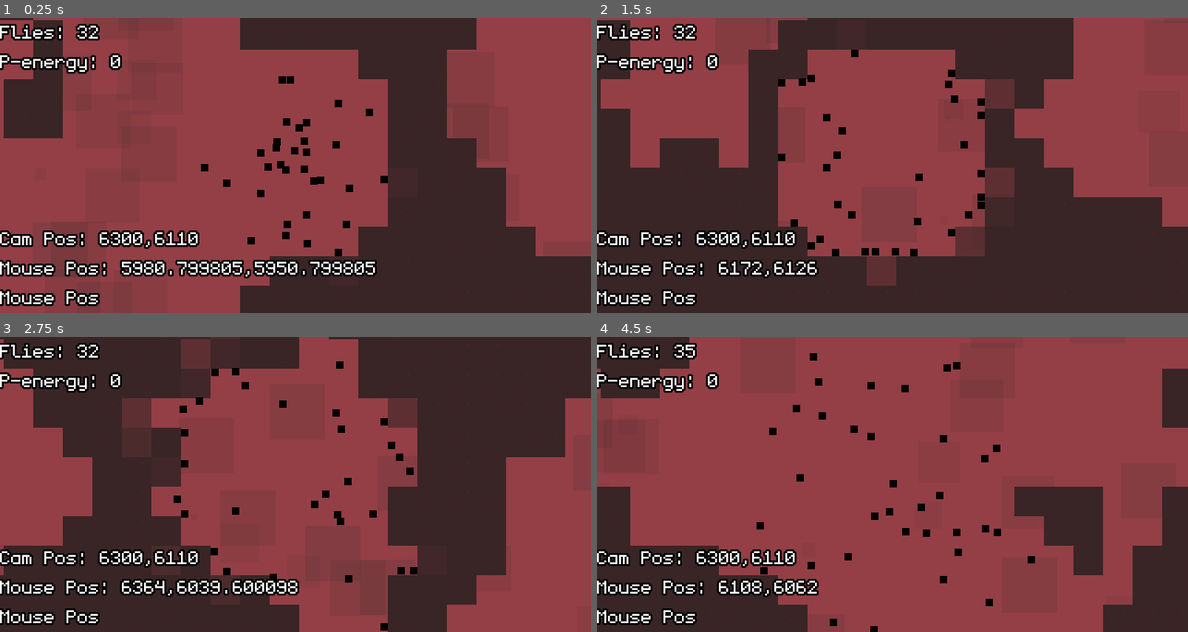
Above: before the commit, frames 1-4 (two rows, left to right).
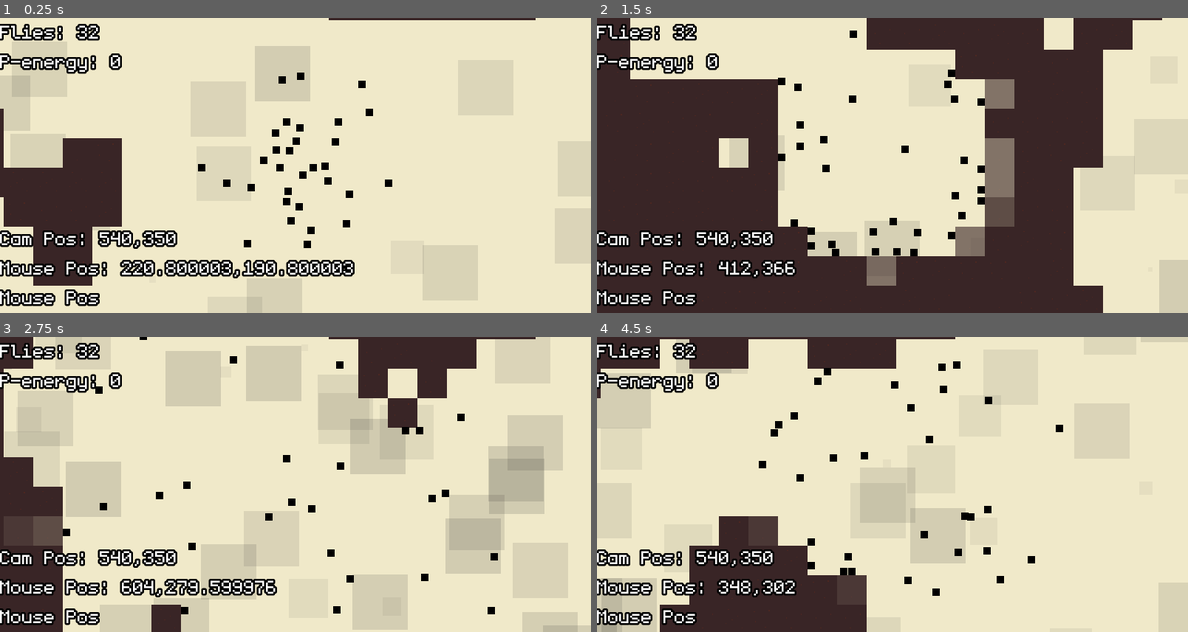
Above: after the commit, the same moments.

Repository: aleksfadini/LD48
Game: Godot game, scene res://Scenes/Main.tscn
The game is run twice, just before and just after one commit, with the same random seed, the same clock (stepped at 60 frames per second) and the same inputs.
Inputs (mouse positions are in pixels of both pictures, inside the frame that each line leads up to):
- Up to frame 1 (0.25 s): no input
- Up to frame 2 (1.5 s): tap Enter (ui_accept) at 0.5, 0.77 s; move the mouse to (1022, 150) at 0.52 s; move the mouse to (774, 180) at 1.27 s
- Up to frame 3 (2.75 s): tap Enter (ui_accept) at 1.52 s; move the mouse to (354, 419) at 2.02 s
- Up to frame 4 (4.5 s): move the mouse to (862, 543) at 2.77 s; tap Enter (ui_accept) at 3.02, 3.77 s; move the mouse to (1069, 528) at 3.52 s; move the mouse to (715, 440) at 4.27 s

The runs differ from the first frame. In frame 1, 95% of the frame differs, in the area x 0-100%, y 0-100%; in frame 2, 60%; in frame 3, 90%; in frame 4, 92%.

Commit message:
basically win codition is there, getting a little music in now

Diff:
--- a/Prefabs/Egg.gd
+++ b/Prefabs/Egg.gd
@@ -23,7 +23,6 @@
 #		queue_free()
 #	pass # Replace with function body.
 
-
 func _on_Area2D_body_entered(body):
 	if body.is_in_group("flies"):
 		if in_the_screen:
--- a/Prefabs/Egg.tscn
+++ b/Prefabs/Egg.tscn
@@ -8,7 +8,7 @@
 radius = 1.5
 
 [node name="Egg" type="Node2D"]
-scale = Vector2( 4, 4 )
+scale = Vector2( 5, 5 )
 script = ExtResource( 1 )
 
 [node name="VisibilityNotifier2D" type="VisibilityNotifier2D" parent="."]
--- a/Scenes/Main.gd
+++ b/Scenes/Main.gd
@@ -2,6 +2,7 @@
 # Window is 640*320
 const window_size=Vector2(640,320)
 # A level is 20 windows deep and 4 windows wide hence 1720*6400
+#const map_in_px=Vector2(window_size.x*5,window_size.y*5)
 const map_in_px=Vector2(window_size.x*20,window_size.y*20)
 const map_in_tiles=map_in_px/32
 const cosmetic_particle_size=512
@@ -9,7 +10,6 @@
 const big_chunks_cap=0
 const eggs_min_cap=0.4
 const eggs_max_cap=0.6
-const eggs_chance=0.9
 # Camera Section
 var camera_target=map_in_px/2
 var camera_target_tolerance=3
@@ -18,10 +18,11 @@
 #var camera_zoom_tolerance=50#within these pixels it will zoom in
 var zoom_in_speed=0.01
 var zoom_out_speed=0.01
-var zoom_in=Vector2(1,1)
-var zoom_out=Vector2(1.5,1.5)
+#var zoom_in=Vector2(1,1)
+var zoom_in=Vector2(4,4)
+#var zoom_out=Vector2(1.5,1.5)
 #var zoom_out=Vector2(4,4)
-#var zoom_out=Vector2(8,8)
+var zoom_out=Vector2(8,8)
 # Scenes Preload
 var attractionPower=preload("res://Prefabs/attractionForce.tscn")
 var floatingBg=preload("res://Prefabs/FloatingThings.tscn")
@@ -33,6 +34,8 @@
 var touch_ignore=false
 #var curr_bg_color=
 func _ready():
+	# reset vars
+	Globals.game_won=false
 	# Set Up bg
 	generate_fancy_bg()
 #	print(": ", map_in_tiles)
@@ -45,20 +48,24 @@
 	generate_starting_point()
 	set_bg_color()
 func _process(delta):
-	$CanvasLayer/CamPos.text="Cam Pos: " +str($Cam.global_position.x)+","+str($Cam.global_position.y)
-	$CanvasLayer/Mouse.text="Mouse Pos: " +str(get_global_mouse_position().x)+","+str(get_global_mouse_position().y)
-	if dragging:
-		control_cam_and_attract()
-	if $Cam.position.distance_to(camera_target) >= camera_target_tolerance:
+	if not Globals.game_won:
+		$CanvasLayer/CamPos.text="Cam Pos: " +str($Cam.global_position.x)+","+str($Cam.global_position.y)
+		$CanvasLayer/Mouse.text="Mouse Pos: " +str(get_global_mouse_position().x)+","+str(get_global_mouse_position().y)
+		if dragging:
+			control_cam_and_attract()
+		if $Cam.position.distance_to(camera_target) >= camera_target_tolerance:
+			zoom_out_camera()
+			move_camera_to_position(camera_target)
+		else:
+			zoom_in_camera()
+			pass
+	else:
+		move_camera_to_position(camera_target)
 		zoom_out_camera()
-		move_camera_to_position(camera_target)
-	else:
-		zoom_in_camera()
-		pass
-	set_bg_color()
+#	set_bg_color()
 #	zoom_cam_based_on_speed()
-	$CanvasLayer/CamPos.text="Cam Pos: " +str($Cam.global_position.x)+","+str($Cam.global_position.y)
-	$CanvasLayer/Mouse.text="Mouse Pos: " +str(get_global_mouse_position().x)+","+str(get_global_mouse_position().y)
+#	$CanvasLayer/CamPos.text="Cam Pos: " +str($Cam.global_position.x)+","+str($Cam.global_position.y)
+#	$CanvasLayer/Mouse.text="Mouse Pos: " +str(get_global_mouse_position().x)+","+str(get_global_mouse_position().y)
 #	$CanvasLayer/Test.text="Test: " +str($Cam.global_position.y/float(map_in_px.y))
 #func zoom_cam_ased_on_speed():
 #	var zoom_factor=clamp($Cam.global_position.distance_to(camera_target)/float(camera_zoom_tolerance),zoom_in.x,zoom_out.x)
@@ -69,6 +76,8 @@
 	if $Cam.zoom.x > (zoom_in.x):
 		$Cam.zoom=lerp($Cam.zoom,zoom_in,zoom_in_speed)
 func zoom_out_camera():
+	if Globals.game_won:
+		zoom_out=Vector2(20,20)
 	if $Cam.zoom.x < (zoom_out.x):
 		$Cam.zoom=lerp($Cam.zoom,zoom_out,zoom_out_speed)
 func control_cam_and_attract():
@@ -121,12 +130,14 @@
 			var a = noise.get_noise_2d(x,y)
 #			if a > big_chunks_cap and a < eggs_cap:
 			if a > eggs_min_cap and a < eggs_max_cap:
-				print("Trying to spawn egg, a: ", a)
-				if randf() >= eggs_chance:
+#				print("Trying to spawn egg, a: ", a)
+				var true_eggs_chance= Globals.eggs_chance*(y/float(map_in_tiles.y))
+#				print("true egg_chance: ", true_eggs_chance)
+				if randf() <= true_eggs_chance:
 					var pos=Vector2(x,y)*32+Vector2(16,16)
 #				var pos=Vector2(x+16,y+16)
 #				$TileMap.set_cell(x,y,0)
-					print("egg at: ", pos)
+#					print("egg at: ", pos)
 					var f = eggInst.instance()
 					$PickUps.add_child(f)
 #				f.init()
@@ -134,7 +145,8 @@
 
 
 func generate_starting_point():
-	var starting_point=Vector2(window_size.x*10-100,window_size.y*20-290)
+	var starting_point=Vector2(window_size.x-100,window_size.y*2-290)
+#	var starting_point=Vector2(window_size.x*10-100,window_size.y*20-290)
 	# will need to find an empty space going row by row, checking that it is empty
 	# just delete a bunch of cells around starting point!!!
 	# convert starting_point to tile coordinates
@@ -160,6 +172,7 @@
 		var rand_x = rand_range(-boundary,boundary)
 		var rand_y = rand_range(-boundary,boundary)
 		var point = Vector2(rand_x,rand_y)+start_point
+#		print("spawning fly at: ", point)
 		spawn_single_fly(point)
 
 #	var counter=0
@@ -220,7 +233,7 @@
 	var tile_id = $TileMap.get_cellv(tile_pos)
 	if tile_id == 3:
 #		velocity=velocity.bounce(collision.normal)
-		$TileMap.set_cellv(tile_pos, -2000)#this is CRAZYYYY
+		$TileMap.set_cellv(tile_pos, -999999999)#this is CRAZYYYY
 	elif tile_id < 3:
 #				yield($eatCell, "timeout")
 		$TileMap.set_cellv(tile_pos, tile_id+1)
@@ -235,3 +248,17 @@
 	$CanvasLayer/Flies.text="Flies: " +str(flies)
 
 	pass # Replace with function body.
+
+
+func _on_WinTrigger_body_entered(body):
+	if body.is_in_group("flies") and body.is_visible() and $Triggers/WinTrigger.is_visible():
+			var notif=VisibilityNotifier2D.new()
+			body.add_child(notif)
+			notif.connect("screen_entered",self,"game_won",[body.global_position])
+#			if notif.is_on_screen():
+			pass
+	pass # Replace with function body.
+func game_won(pos):
+	print("game won!!!", pos)
+	Globals.game_won=true
+	camera_target=pos
--- a/Scenes/Main.tscn
+++ b/Scenes/Main.tscn
@@ -1,8 +1,11 @@
-[gd_scene load_steps=25 format=2]
+[gd_scene load_steps=26 format=2]
 
 [ext_resource path="res://Graphics/Tiles.png" type="Texture" id=1]
 [ext_resource path="res://Scenes/Main.gd" type="Script" id=2]
 [ext_resource path="res://Themes/UITheme.tres" type="Theme" id=3]
+
+[sub_resource type="RectangleShape2D" id=22]
+extents = Vector2( 30000, 4000 )
 
 [sub_resource type="ConvexPolygonShape2D" id=1]
 points = PoolVector2Array( 0, 0, 32, 0, 32, 32, 0, 32 )
@@ -348,6 +351,14 @@
 [node name="Cam" type="Camera2D" parent="."]
 current = true
 
+[node name="Triggers" type="Node2D" parent="."]
+
+[node name="WinTrigger" type="Area2D" parent="Triggers"]
+position = Vector2( 0, -4300 )
+
+[node name="CollisionShape2D" type="CollisionShape2D" parent="Triggers/WinTrigger"]
+shape = SubResource( 22 )
+
 [node name="FancyBg" type="Node2D" parent="."]
 
 [node name="TileMap" type="TileMap" parent="."]
@@ -370,6 +381,7 @@
 [node name="updateLabels" type="Timer" parent="."]
 wait_time = 0.2
 autostart = true
+[connection signal="body_entered" from="Triggers/WinTrigger" to="." method="_on_WinTrigger_body_entered"]
 [connection signal="timeout" from="touchIgnore" to="." method="_on_touchIgnore_timeout"]
 [connection signal="timeout" from="updateColor" to="." method="set_bg_color"]
 [connection signal="timeout" from="updateLabels" to="." method="_on_updateLabels_timeout"]
--- a/Scripts/Globals.gd
+++ b/Scripts/Globals.gd
@@ -5,7 +5,8 @@
 const starting_flies=32
 const egg_flies_min=2
 const egg_flies_max=10
-
+const eggs_chance=0.01
+var game_won=false
 
 const sky_col=[
 	Color("#653D48"),
Not shown, changed: LD48.md
Not shown, changed: gitcommit.sh
